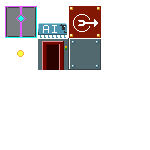
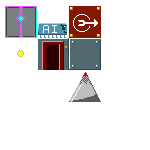
Revision of a layered 150x150 image; what changed, layer by layer:
added layer "spikes" above "Layer 2 copy" over (69, 72, 101, 102)
